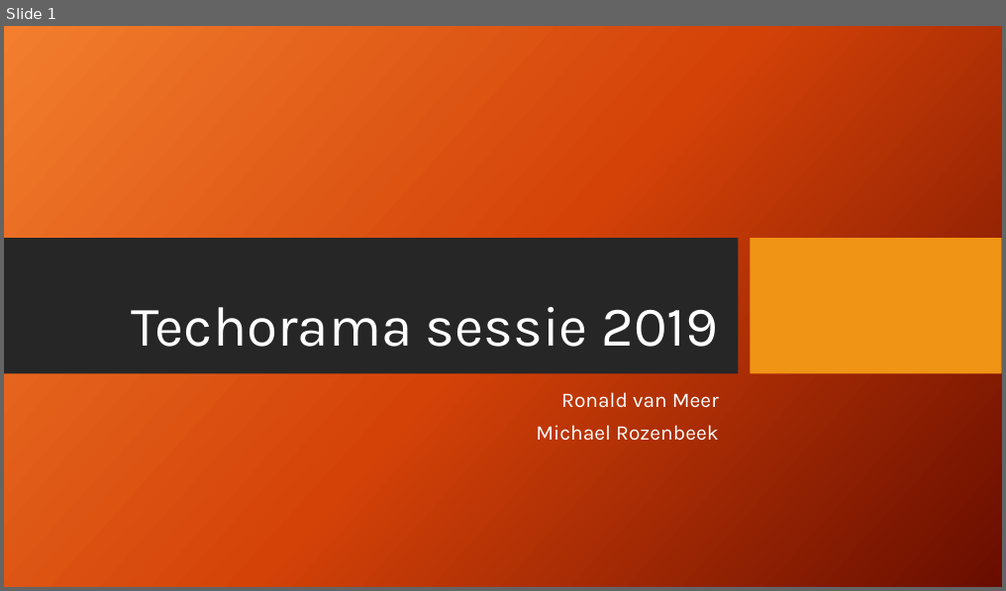
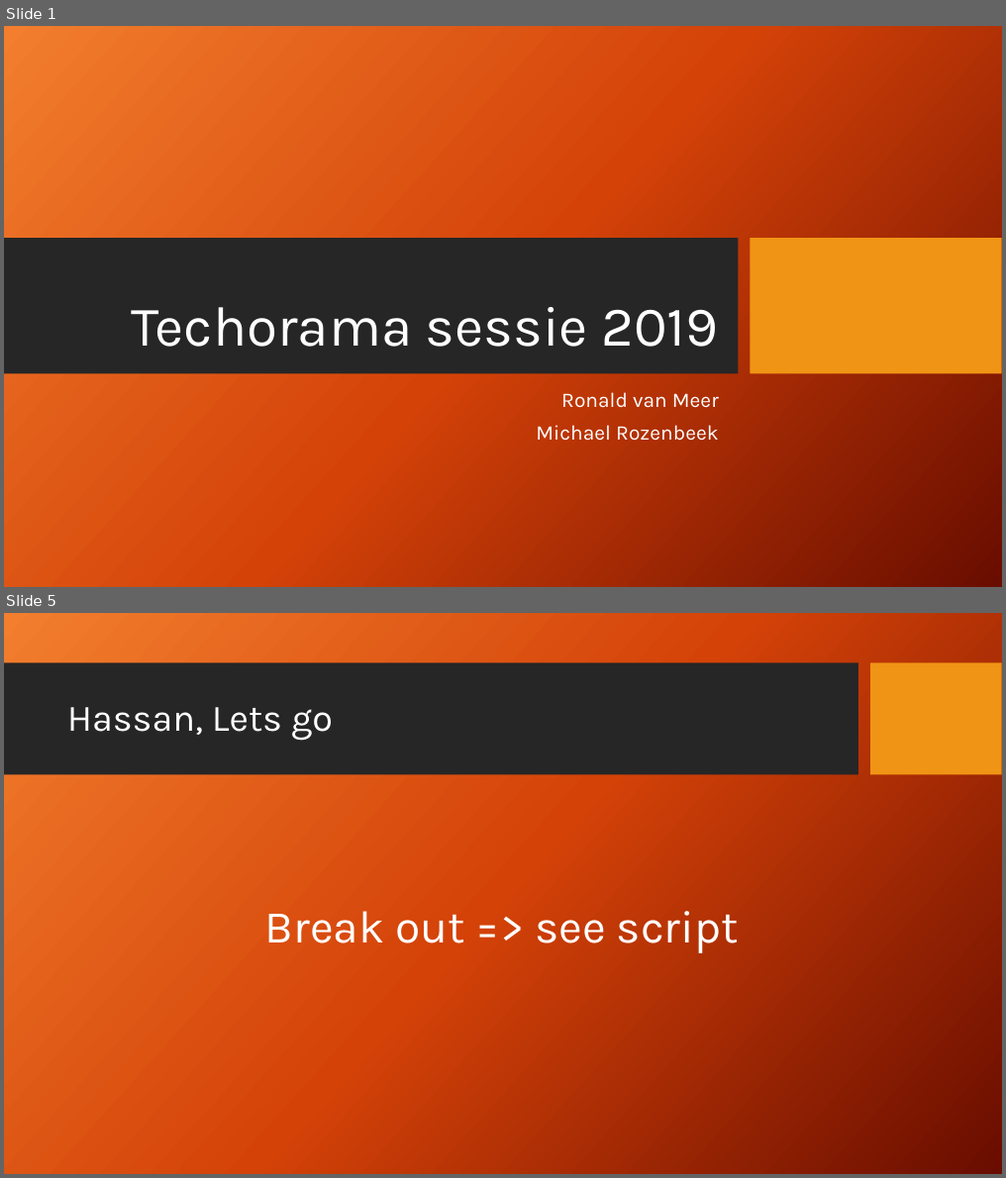
Before and after one commit to mrozenbeek/TechoramaSessie2019, a slide deck: Presentation/Techorama sessie 2019_RoMe.pptx. Shown one above the other, each under a label of ours: slide 1 before the commit, slides 1 and 5 after it; the slides between them are not shown. The pictures are 1006x591 and 1006x1178 pixels, drawn with LibreOffice and Linux fonts; fonts in the diff are those of the drawing; background and template pictures are left out. Boxes give left, top, right and bottom in pixels: in the first picture for what was removed or moved away, otherwise in the second. Text is boxed around its words. In the diff, an @@ line names an element or a change of style, - is before the commit and + after.

```diff
--- a/Presentation/Techorama sessie 2019_RoMe.pptx
+++ b/Presentation/Techorama sessie 2019_RoMe.pptx
@@ slide 5 added at box(4, 613, 1002, 1174), background picture (left out) @@
@@ rectangle added at box(4, 663, 858, 775), fill #262626 @@
@@ rectangle added at box(871, 663, 1002, 775), fill #F09415 @@
@@ title added at box(67, 707, 333, 740), 36 pt, text #FFFFFF @@
+Hassan, Lets go
@@ text added at box(265, 911, 739, 954), 44 pt, text #FFFFFF @@
+Break out => see script
```
Also in this commit, not shown: 3 slides changed, 6 slides removed, 14 other files.
